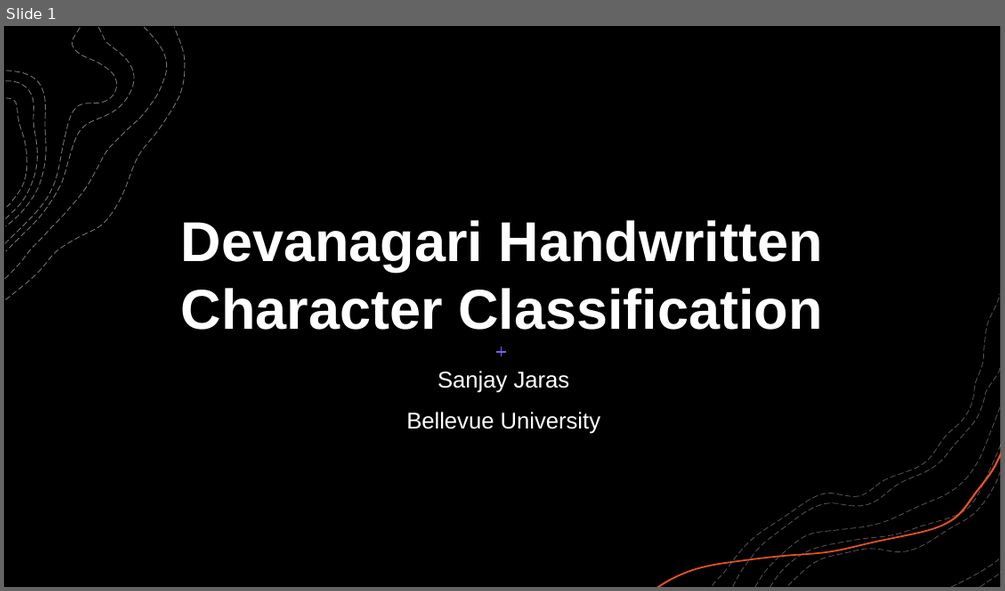
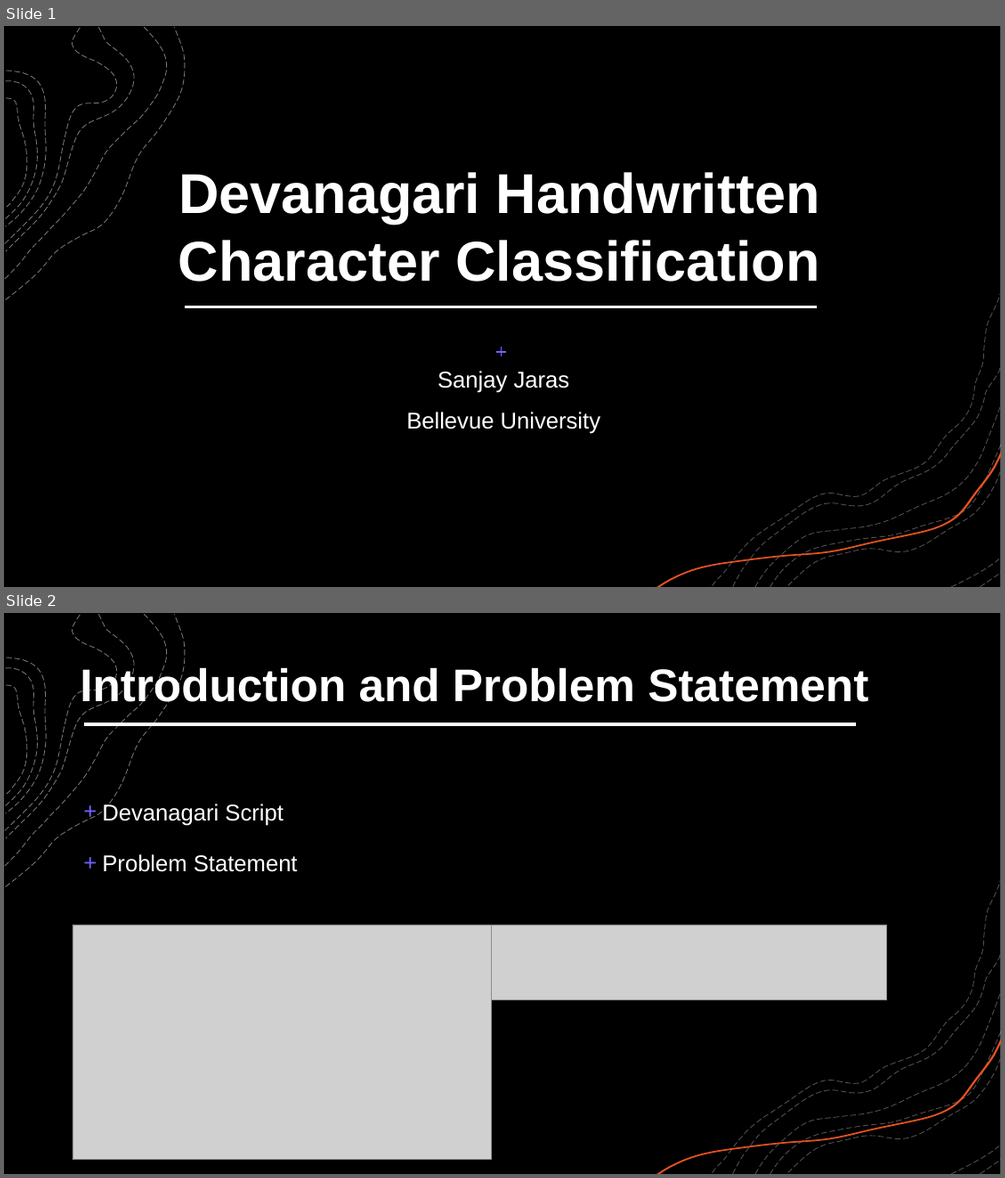
Before and after one commit to sanjayjaras/sanjayjaras.github.io, a slide deck: Projects/Handwritten-Devanagari-Char-Classification/Project Presentation4.pptx. Shown one above the other, each under a label of ours: slide 1 before the commit, slides 1 and 2 after it. The pictures are 1005x591 and 1005x1178 pixels, drawn with LibreOffice and Linux fonts; fonts in the diff are those of the drawing; grey boxes stand for pictures; background and template pictures are left out; a plain dark background stands for a picture behind light text. Boxes give left, top, right and bottom in pixels: in the first picture for what was removed or moved away, otherwise in the second. Text is boxed around its words. In the diff, an @@ line names an element or a change of style, - is before the commit and + after.

```diff
--- a/Projects/Handwritten-Devanagari-Char-Classification/Project Presentation4.pptx
+++ b/Projects/Handwritten-Devanagari-Char-Classification/Project Presentation4.pptx
@@ slide 2 added at box(4, 613, 1001, 1174), background picture (left out); not listed: 11 template elements that a slide beside it also shows @@
@@ rectangle added at box(4, 613, 1001, 1174), fill #FFFFFF, outline #F2F2F2 1 pt @@
@@ rectangle added at box(4, 613, 1001, 1174), fill #000000 @@
@@ text added at box(80, 665, 868, 710), 44 pt, text #FFFFFF, bold @@
+Introduction and Problem Statement
@@ group added at box(5, 615, 185, 887): 7 freeform shapes @@
@@ line added from (85, 724) to (857, 724), #FFFFFF 3 pt @@
@@ text added at box(102, 802, 298, 872), 22 pt, text #FFFFFF @@
++ Devanagari Script
++ Problem Statement
@@ picture added at box(73, 925, 492, 1159) @@
@@ picture added at box(491, 925, 886, 1000) @@
@@ group added at box(657, 881, 1001, 1174): 8 freeform shapes @@
@@ slide 1 changed as well @@
@@ title "Devanagari Handwritten Character Classification": place and size @@
-title "Devanagari Handwritten Character Classification" at box(181, 220, 823, 329)
+title "Devanagari Handwritten Character Classification" at box(178, 172, 820, 281)
@@ line added from (185, 306) to (817, 306), #FFFFFF 3 pt @@
```
Also in this commit, not shown: 14 other slides added, 2 other files.
